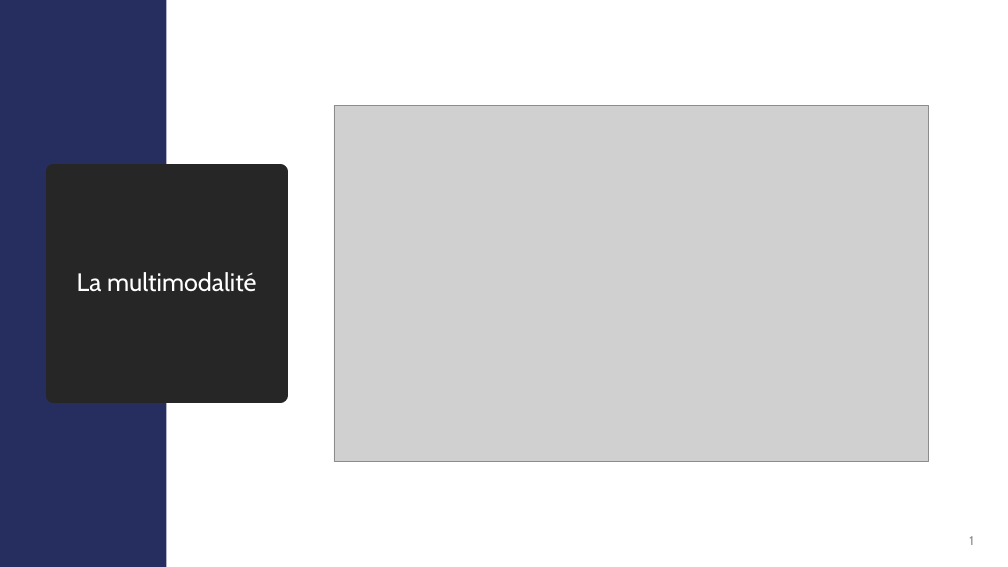
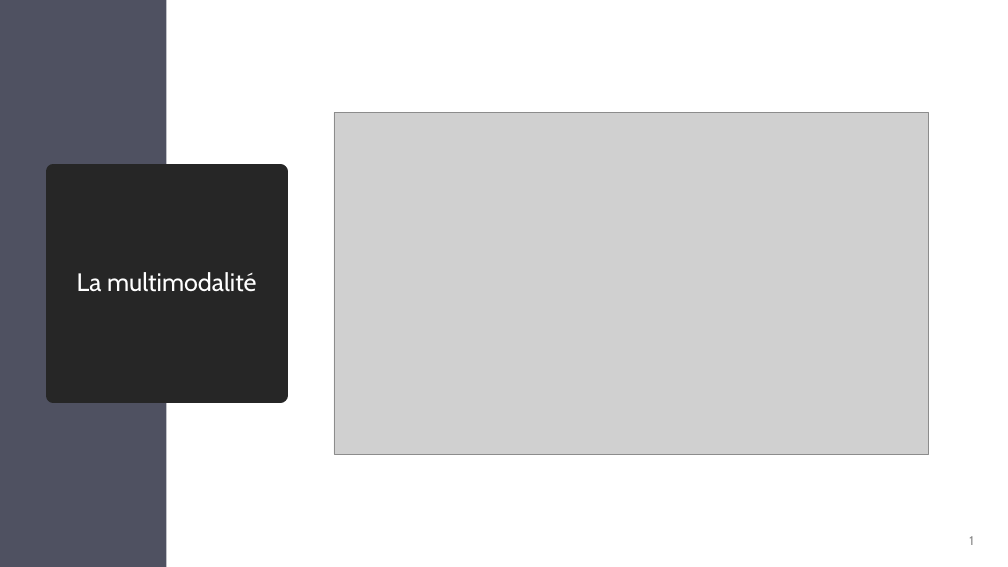
Before and after one commit to IzowRM/Stage-Cetic, a slide deck: slide 1 of Doc Slide/Presentation_du_27_01.pptx. Drawn at 1008x567 pixels with LibreOffice and Linux fonts; fonts in the diff are those of the drawing; grey boxes stand for pictures. Boxes give left, top, right and bottom in pixels: in the first picture for what was removed or moved away, otherwise in the second. Text is boxed around its words. In the diff, an @@ line names an element or a change of style, - is before the commit and + after.

```diff
--- a/Doc Slide/Presentation_du_27_01.pptx
+++ b/Doc Slide/Presentation_du_27_01.pptx
@@ rectangle at [0,0,166,567]: fill #262D5F to #4F5161 @@
@@ picture: place and size @@
-picture at [334,105,929,462]
+picture at [334,113,929,454]
```
Also in this commit, not shown: 3 other slides changed, 1 other file.
